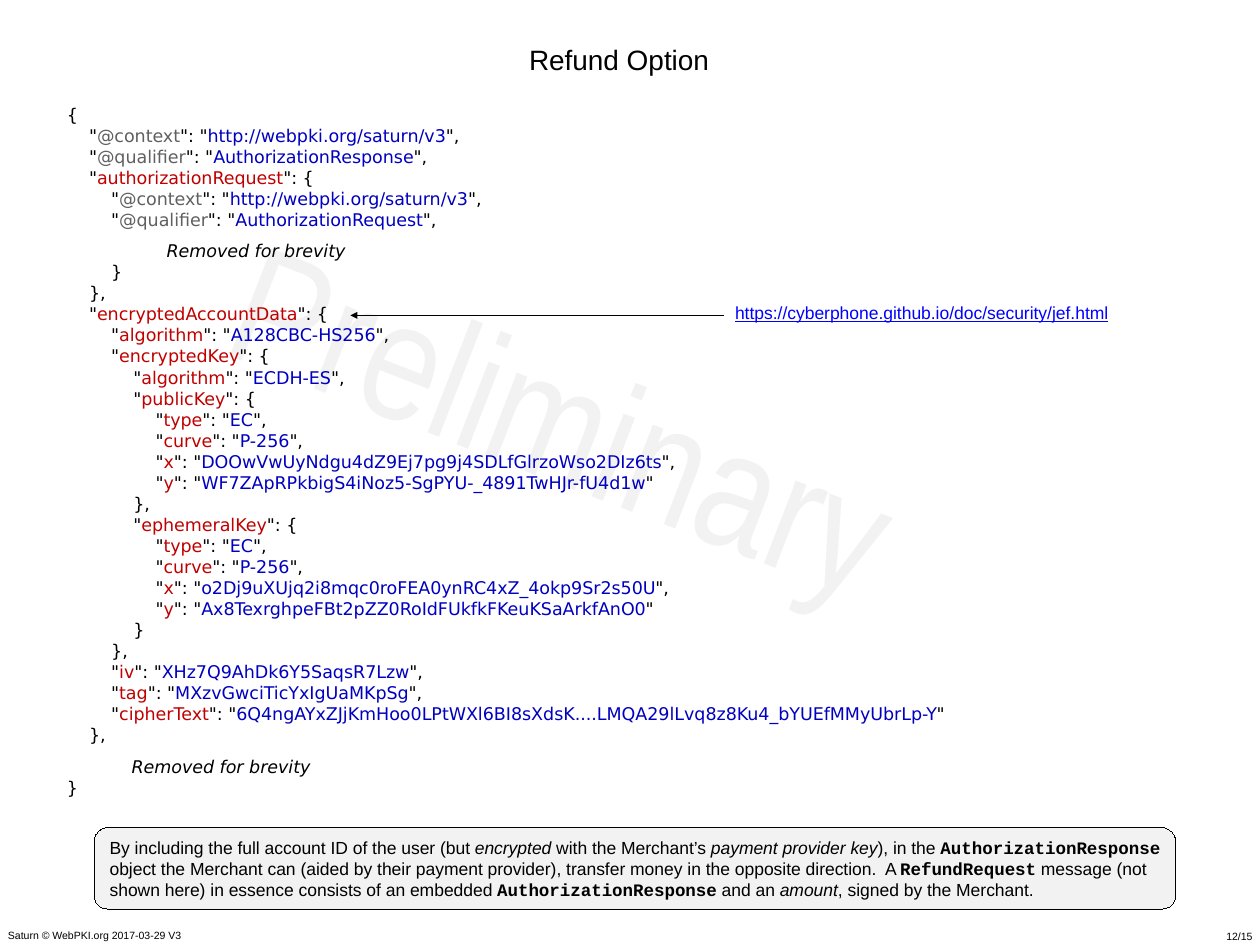
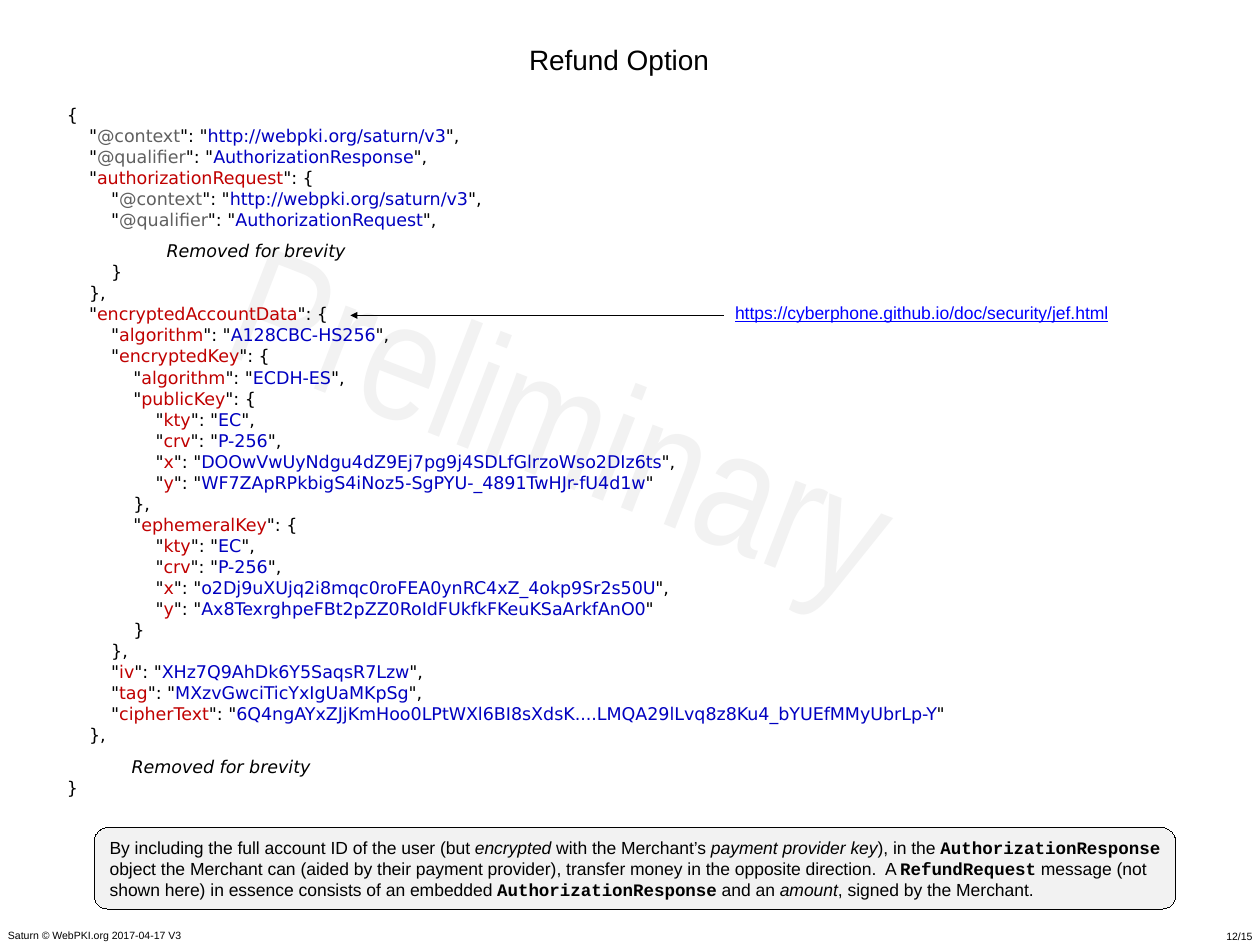
Before and after one commit to cyberphone/doc, a slide deck: slide 12 of saturn/saturn-v3-presentation.pptx. Drawn at 1260x945 pixels with LibreOffice and Linux fonts; fonts in the diff are those of the drawing. Boxes give left, top, right and bottom in pixels: in the first picture for what was removed or moved away, otherwise in the second. Text is boxed around its words. In the diff, an @@ line names an element or a change of style, - is before the commit and + after.

Commit message:
JWK in Saturn presentation

```diff
--- a/saturn/saturn-v3-presentation.pptx
+++ b/saturn/saturn-v3-presentation.pptx
@@ text at [89, 307, 944, 724]: text changed @@
-}
-},
-"encryptedAccountData": {
-"algorithm": "A128CBC-HS256",
-"encryptedKey": {
-"algorithm": "ECDH-ES",
-"publicKey": {
-"type": "EC",
-"curve": "P-256",
-"x": "DOOwVwUyNdgu4dZ9Ej7pg9j4SDLfGlrzoWso2DIz6ts",
-"y": "WF7ZApRPkbigS4iNoz5-SgPYU-_4891TwHJr-fU4d1w"
-},
-"ephemeralKey": {
-"type": "EC",
-"curve": "P-256",
-"x": "o2Dj9uXUjq2i8mqc0roFEA0ynRC4xZ_4okp9Sr2s50U",
-"y": "Ax8TexrghpeFBt2pZZ0RoIdFUkfkFKeuKSaArkfAnO0"
-}
-},
-"iv": "XHz7Q9AhDk6Y5SaqsR7Lzw",
-"tag": "MXzvGwciTicYxIgUaMKpSg",
-"cipherText": "6Q4ngAYxZJjKmHoo0LPtWXl6BI8sXdsK....LMQA29lLvq8z8Ku4_bYUEfMMyUbrLp-Y"
-},
+}
+},
+"encryptedAccountData": {
+"algorithm": "A128CBC-HS256",
+"encryptedKey": {
+"algorithm": "ECDH-ES",
+"publicKey": {
+"kty": "EC",
+"crv": "P-256",
+"x": "DOOwVwUyNdgu4dZ9Ej7pg9j4SDLfGlrzoWso2DIz6ts",
+"y": "WF7ZApRPkbigS4iNoz5-SgPYU-_4891TwHJr-fU4d1w"
+},
+"ephemeralKey": {
+"kty": "EC",
+"crv": "P-256",
+"x": "o2Dj9uXUjq2i8mqc0roFEA0ynRC4xZ_4okp9Sr2s50U",
+"y": "Ax8TexrghpeFBt2pZZ0RoIdFUkfkFKeuKSaArkfAnO0"
+}
+},
+"iv": "XHz7Q9AhDk6Y5SaqsR7Lzw",
+"tag": "MXzvGwciTicYxIgUaMKpSg",
+"cipherText": "6Q4ngAYxZJjKmHoo0LPtWXl6BI8sXdsK....LMQA29lLvq8z8Ku4_bYUEfMMyUbrLp-Y"
+},
@@ text at [8, 931, 181, 941]: text changed @@
-Saturn © WebPKI.org 2017-03-29 V3
+Saturn © WebPKI.org 2017-04-17 V3
```
Also in this commit, not shown: 14 other slides changed, 1 other file.
